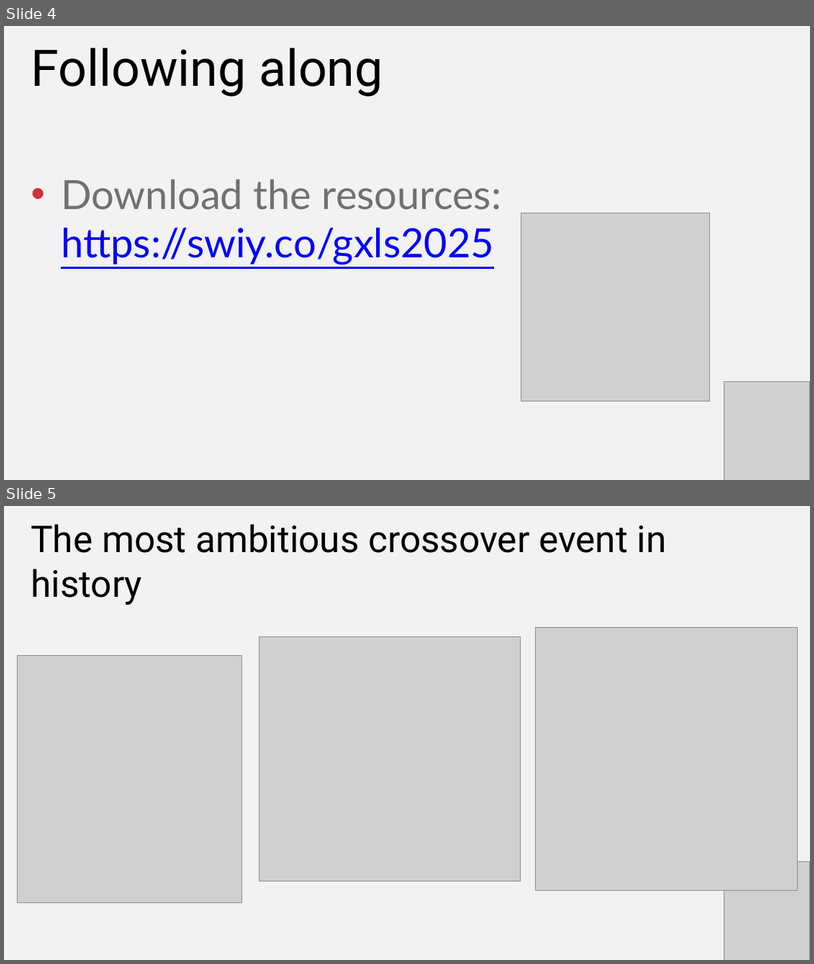
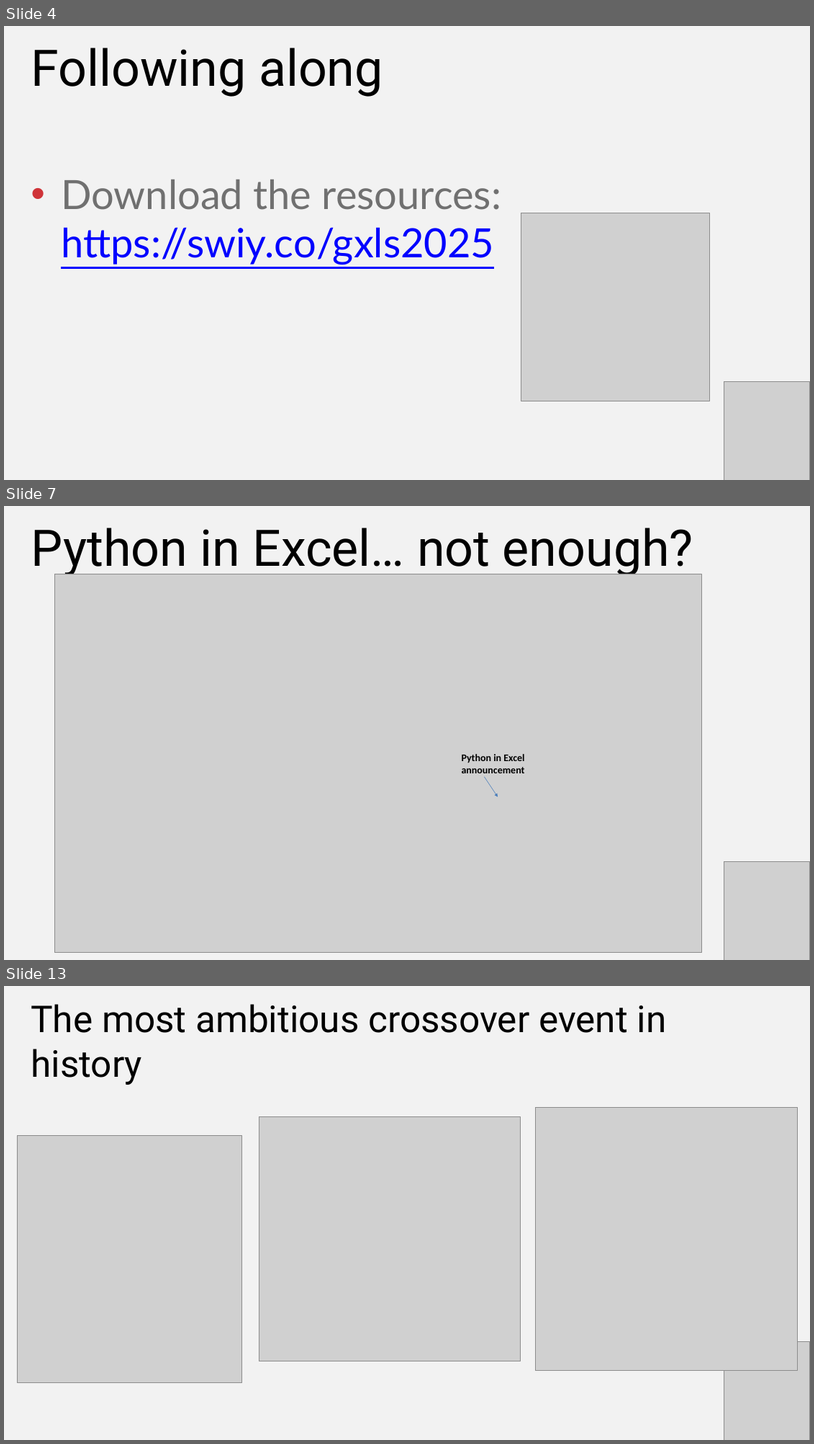
Before and after one commit to stringfestdata/xlgs-python-excel-copilot, a slide deck: xlgs-python-excel-copilot-slides.pptx. Shown one above the other, each under a label of ours: slides 4 and 5 before the commit, slides 4, 7 and 13 after it; the slides between them are not shown. The pictures are 814x964 and 814x1444 pixels, drawn with LibreOffice and Linux fonts; fonts in the diff are those of the drawing; grey boxes stand for pictures. Boxes give left, top, right and bottom in pixels: in the first picture for what was removed or moved away, otherwise in the second. Text is boxed around its words. In the diff, an @@ line names an element or a change of style, - is before the commit and + after.

```diff
--- a/xlgs-python-excel-copilot-slides.pptx
+++ b/xlgs-python-excel-copilot-slides.pptx
@@ slide 7 added at [4, 506, 810, 960], background #F2F2F2 @@
@@ text added at [31, 528, 694, 577], 90 pt, text #000000 @@
+Python in Excel… not enough?
@@ picture added at [54, 574, 702, 952] @@
@@ text added at [462, 754, 525, 773], 18 pt, text #000000, bold @@
+Python in Excel announcement
@@ arrow added from (485, 777) to (498, 797), #4B7EBC 0.75 pt @@
@@ picture added at [725, 861, 810, 960] @@
@@ what was slide 5 is now slide 13 @@
```
Also in this commit, not shown: 2 slides changed, 7 other slides added.
